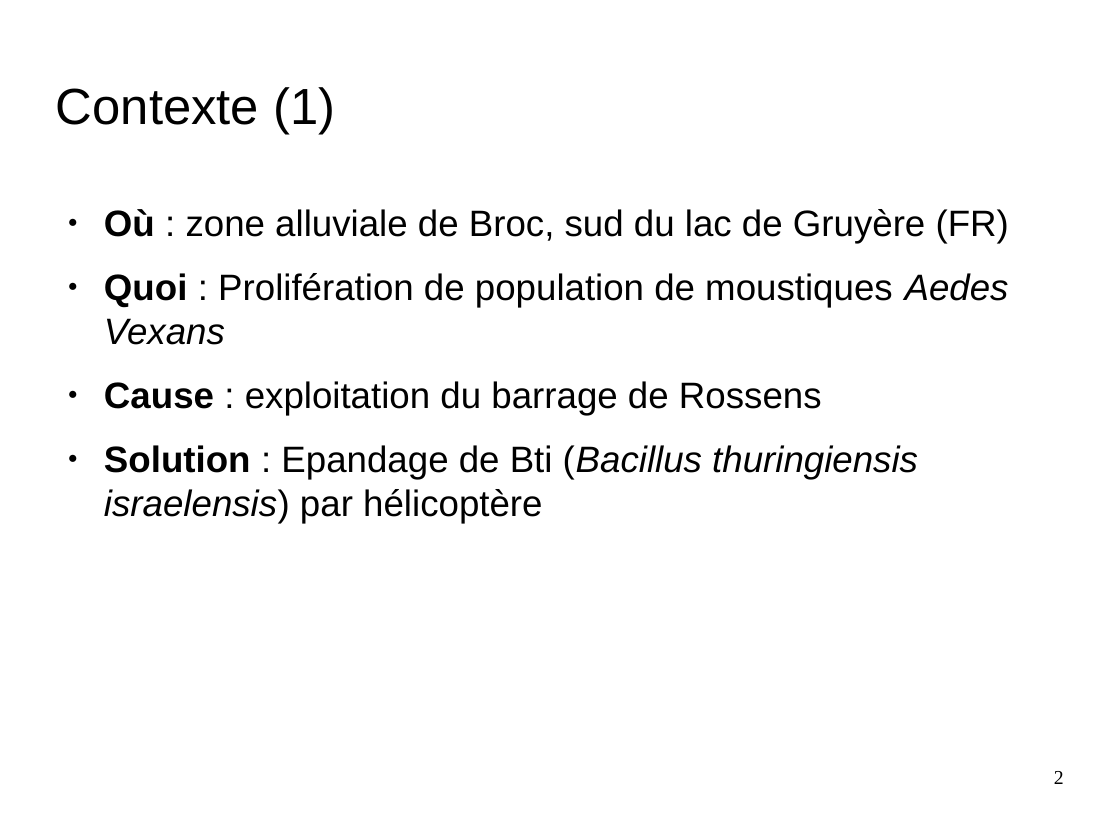
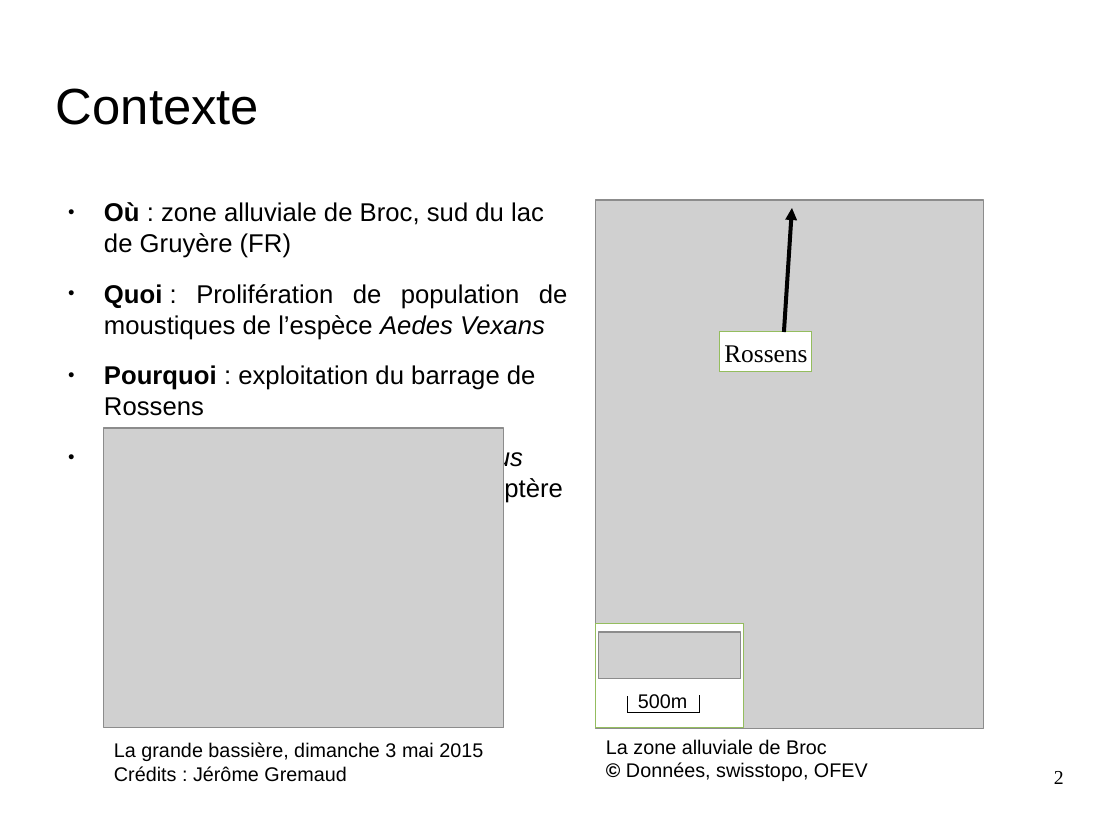
Before and after one commit to nesta7/designProject, a slide deck: slide 2 of Poster_Presentation/presentation_final_demoustication.odp. Drawn at 1120x840 pixels with LibreOffice and Linux fonts; fonts in the diff are those of the drawing; grey boxes stand for pictures; background and template pictures are left out. Boxes give left, top, right and bottom in pixels: in the first picture for what was removed or moved away, otherwise in the second. Text is boxed around its words. In the diff, an @@ line names an element or a change of style, - is before the commit and + after.

```diff
--- a/Poster_Presentation/presentation_final_demoustication.odp
+++ b/Poster_Presentation/presentation_final_demoustication.odp
@@ title at bbox=[56, 88, 259, 125]: text changed @@
-Contexte (1)
+Contexte
@@ text at bbox=[104, 202, 544, 472]: size 26 to 18.2 pt in "Où : zone alluviale de Broc, sud ...", "Solution : Epandage de Bti (Bacillus thuringiensis ..." @@
@@ picture added at bbox=[597, 200, 985, 730] @@
@@ arrow added from (785, 332) to (793, 208), #000000 2.83 pt @@
@@ text at bbox=[104, 284, 568, 416]: text changed; size 26 to 18.2 pt @@
-● Quoi : Prolifération de population de moustiques Aedes Vexans
-● Cause : exploitation du barrage de Rossens
+● Quoi : Prolifération de population de moustiques de l’espèce Aedes Vexans
+● Pourquoi : exploitation du barrage de Rossens
@@ rectangle added at bbox=[721, 332, 813, 372], fill #FFFFFF, outline #94BD5E 0 pt, 18 pt, text #000000 @@
+Rossens
@@ picture added at bbox=[104, 428, 504, 728] @@
@@ rectangle added at bbox=[597, 624, 745, 728], fill #FFFFFF, outline #94BD5E 0 pt @@
@@ picture added at bbox=[599, 632, 741, 679] @@
@@ line added from (628, 712) to (700, 712), #000000 0 pt @@
@@ line added from (628, 712) to (628, 696), #000000 0 pt @@
@@ text added at bbox=[638, 694, 687, 713], 14 pt, text #000000 @@
+500m
@@ line added from (700, 712) to (700, 696), #000000 0 pt @@
@@ text added at bbox=[114, 742, 483, 782], 14 pt, text #000000 @@
+La grande bassière, dimanche 3 mai 2015 Crédits : Jérôme Gremaud
@@ text added at bbox=[606, 739, 868, 781], 14 pt, text #000000 @@
+La zone alluviale de Broc
+© Données, swisstopo, OFEV
```
Also in this commit, not shown: 4 other slides changed, 2 slides added, 1 slide removed.
